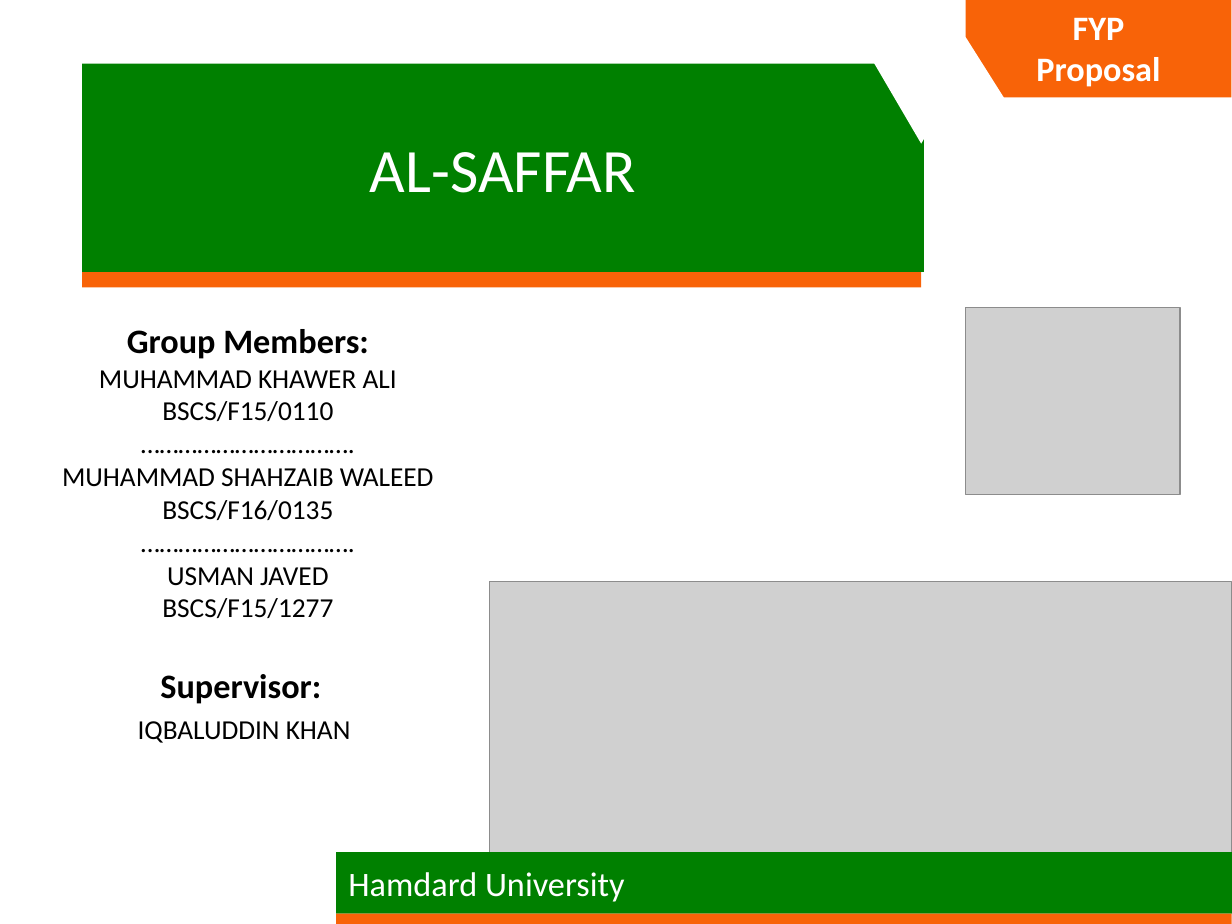
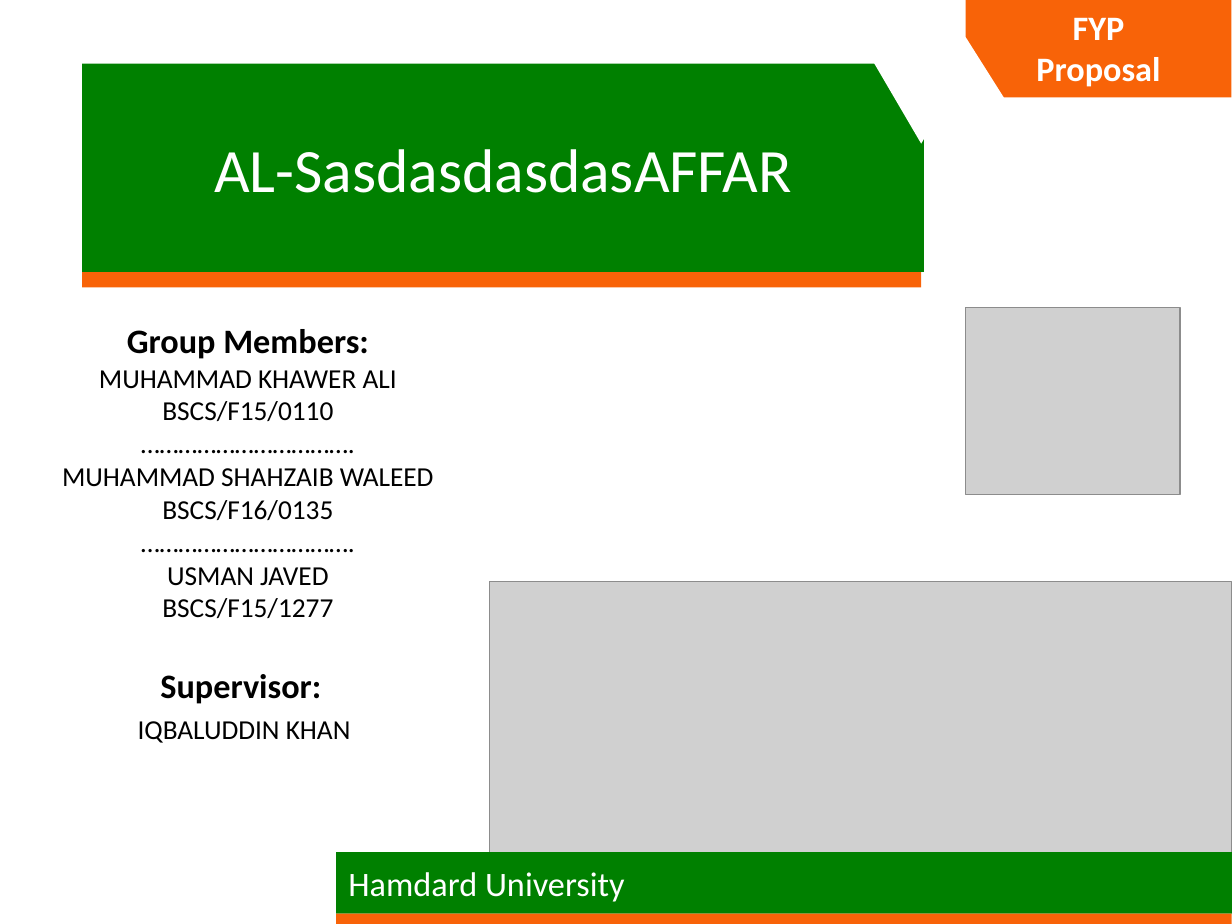
Before and after one commit to blueshack112/SampleProject, a slide deck: slide 1 of Al-Saffar - Proposal - 1.0 Presentation.pptx. Drawn at 1232x924 pixels with LibreOffice and Linux fonts; fonts in the diff are those of the drawing; grey boxes stand for pictures. Boxes give left, top, right and bottom in pixels: in the first picture for what was removed or moved away, otherwise in the second. Text is boxed around its words. In the diff, an @@ line names an element or a change of style, - is before the commit and + after.

Commit message:
useless change

```diff
--- a/Al-Saffar - Proposal - 1.0 Presentation.pptx
+++ b/Al-Saffar - Proposal - 1.0 Presentation.pptx
@@ text in rectangle at [214, 149, 792, 193]: text changed @@
-AL-SAFFAR
+AL-SasdasdasdasAFFAR
```
